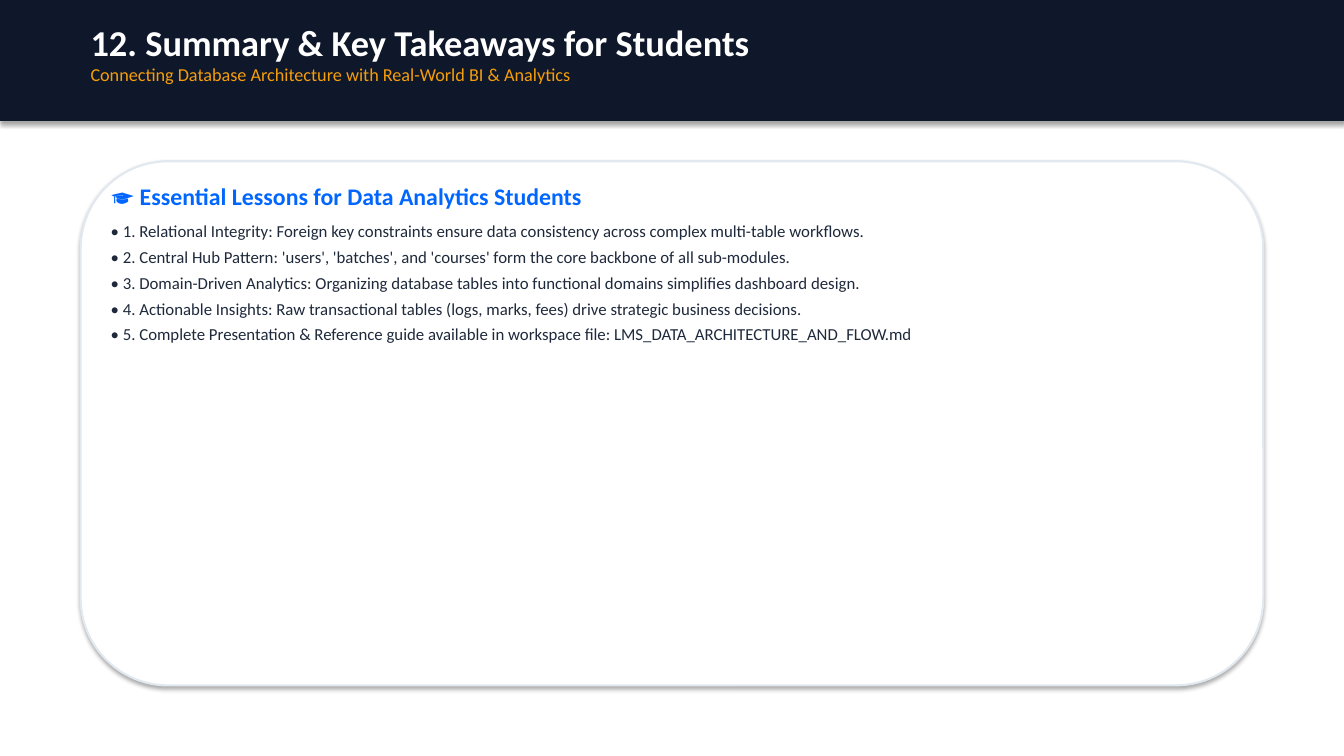
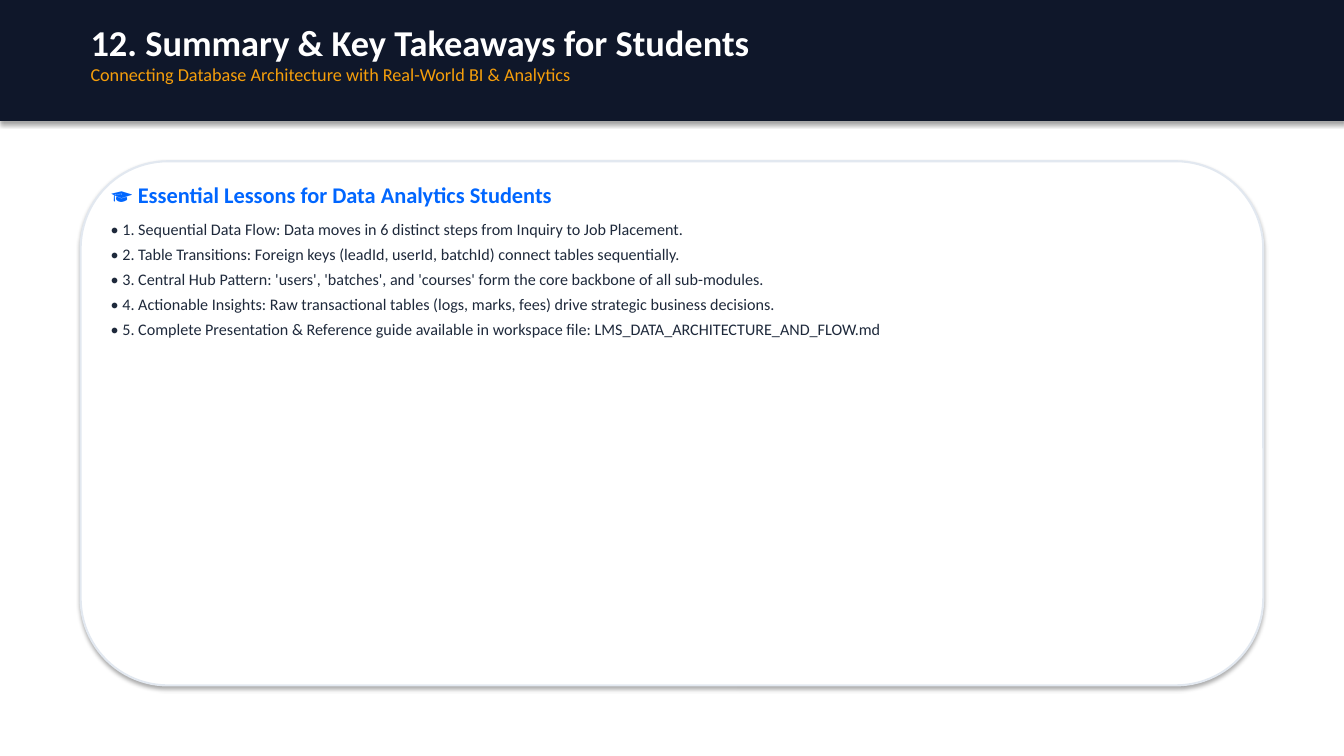
Before and after one commit to Devanshgupta712/Eduflow, a slide deck: slide 13 of LMS_Data_Architecture_and_Flow.pptx. Drawn at 1344x756 pixels with LibreOffice and Linux fonts; fonts in the diff are those of the drawing. Boxes give left, top, right and bottom in pixels: in the first picture for what was removed or moved away, otherwise in the second. Text is boxed around its words. In the diff, an @@ line names an element or a change of style, - is before the commit and + after.

```diff
--- a/LMS_Data_Architecture_and_Flow.pptx
+++ b/LMS_Data_Architecture_and_Flow.pptx
@@ text at <box>122,187,881,338</box>: size 17 to 16 pt in "🎓 Essential Lessons for Data Analytics Students"; size 12 to 11.5 pt in "• 4. Actionable Insights: Raw transactional tables ...", "• 5. Complete Presentation & Reference guide ..." @@
@@ text at <box>122,223,764,287</box>: text changed; size 12 to 11.5 pt @@
-• 1. Relational Integrity: Foreign key constraints ensure data consistency across complex multi-table workflows.
-• 2. Central Hub Pattern: 'users', 'batches', and 'courses' form the core backbone of all sub-modules.
-• 3. Domain-Driven Analytics: Organizing database tables into functional domains simplifies dashboard design.
+• 1. Sequential Data Flow: Data moves in 6 distinct steps from Inquiry to Job Placement.
+• 2. Table Transitions: Foreign keys (leadId, userId, batchId) connect tables sequentially.
+• 3. Central Hub Pattern: 'users', 'batches', and 'courses' form the core backbone of all sub-modules.
```
Also in this commit, not shown: 9 other slides changed, 2 slides added, 2 slides removed, 2 other files.
